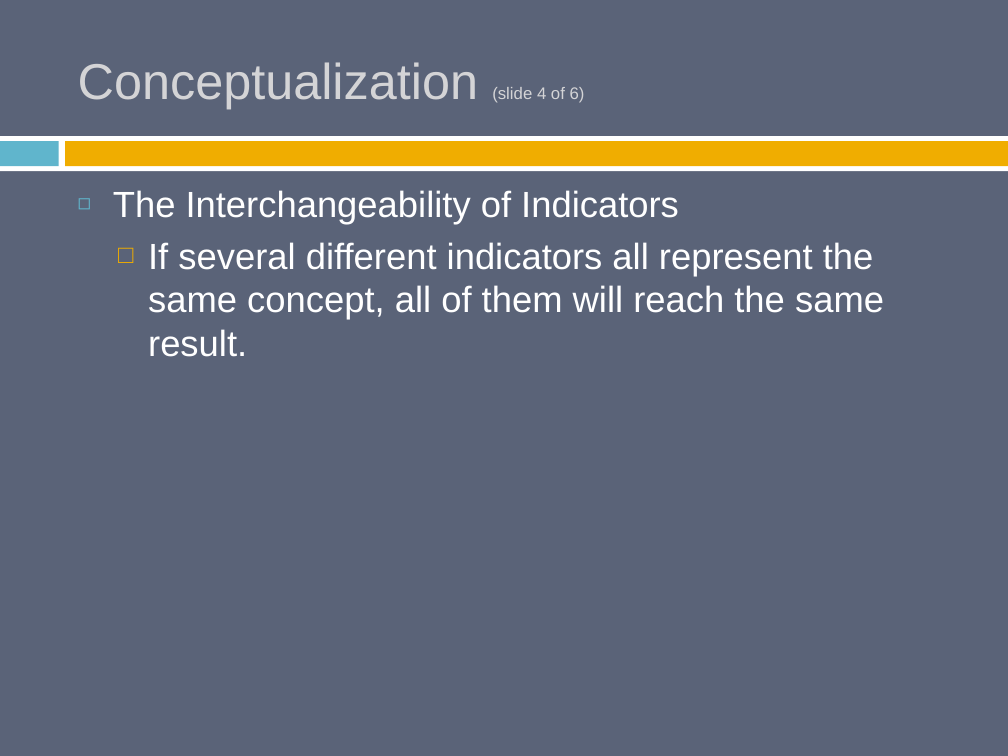
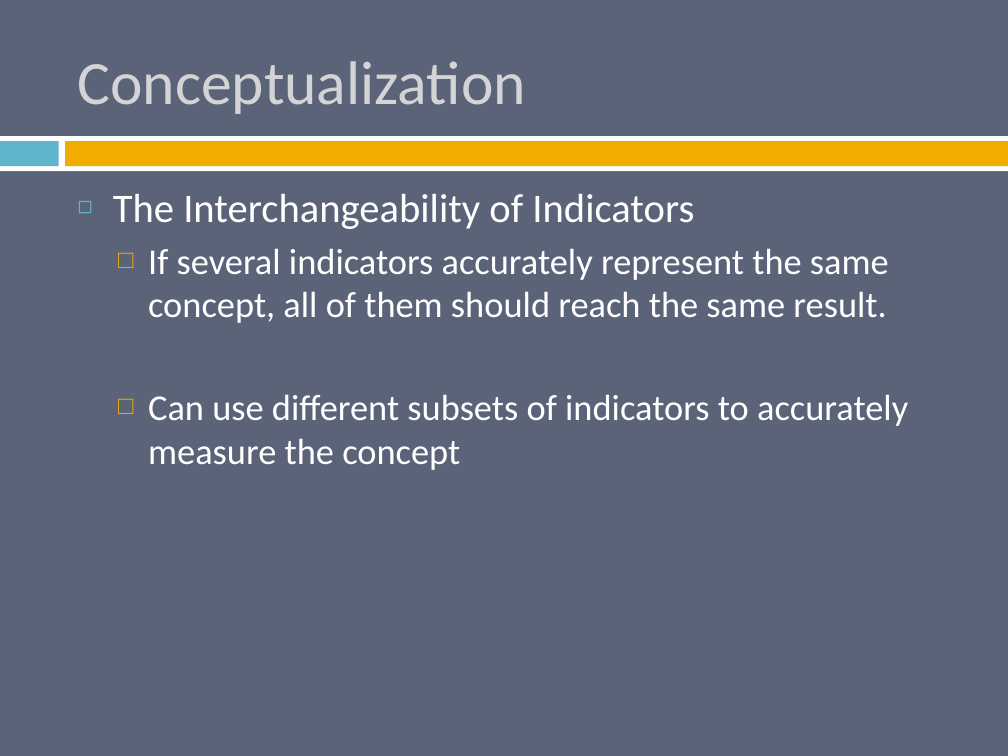
Before and after one commit to burrelvannjr/methods_csuf, a slide deck: slide 13 of ppts/Chapter 5 Slides.pptx (slide 8 before the commit). Drawn at 1008x756 pixels with LibreOffice and Linux fonts; fonts in the diff are those of the drawing. Boxes give left, top, right and bottom in pixels: in the first picture for what was removed or moved away, otherwise in the second. Text is boxed around its words. In the diff, an @@ line names an element or a change of style, - is before the commit and + after.

```diff
--- a/ppts/Chapter 5 Slides.pptx
+++ b/ppts/Chapter 5 Slides.pptx
@@ title at [78, 61, 526, 114]: text changed; size 36 to 44 pt; font Arial to Calibri @@
-Conceptualization (slide 4 of 6)
+Conceptualization
@@ text at [113, 194, 694, 229]: size 26 to 29 pt, font Arial to Calibri in "The Interchangeability of Indicators" @@
@@ text at [148, 248, 908, 470]: text changed; font Arial to Calibri @@
-  □ If several different indicators all represent the same concept, all of them will reach the same result.
+  □ If several indicators accurately represent the same concept, all of them should reach the same result.
+  □ Can use different subsets of indicators to accurately measure the concept
```
Also in this commit, not shown: 26 other slides changed, 18 slides added, 2 slides removed, 67 other files.
